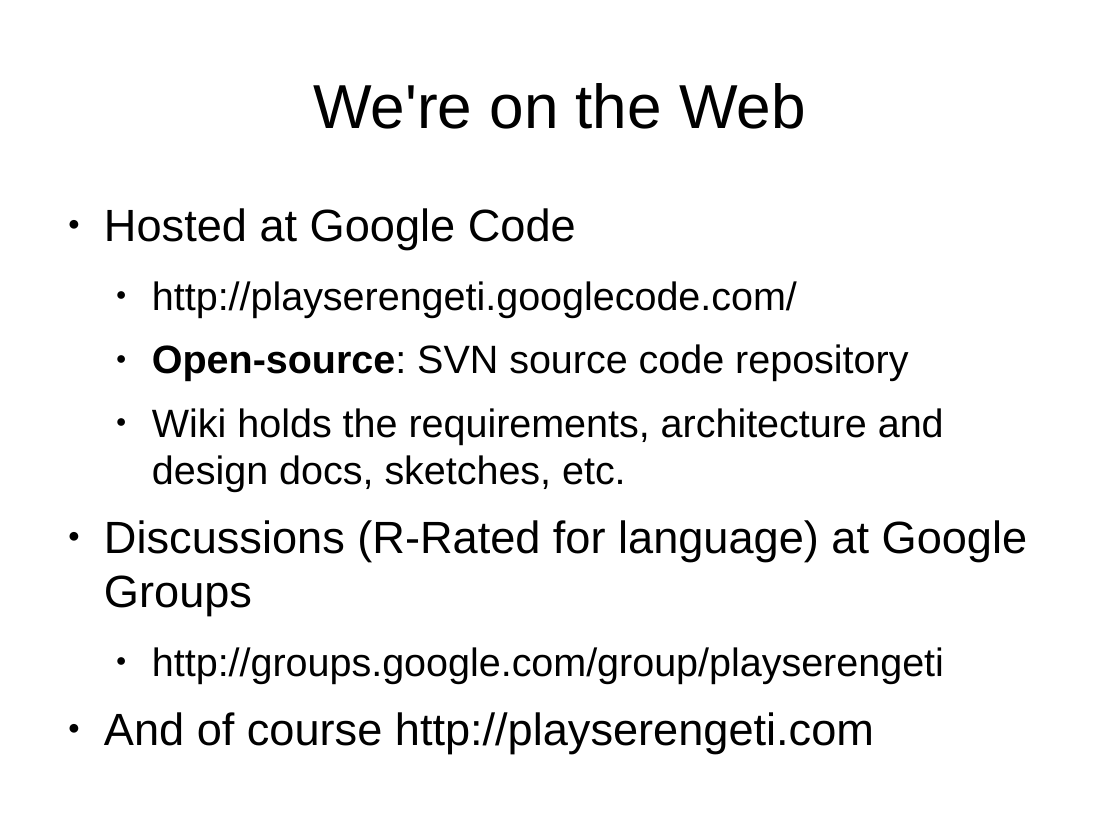
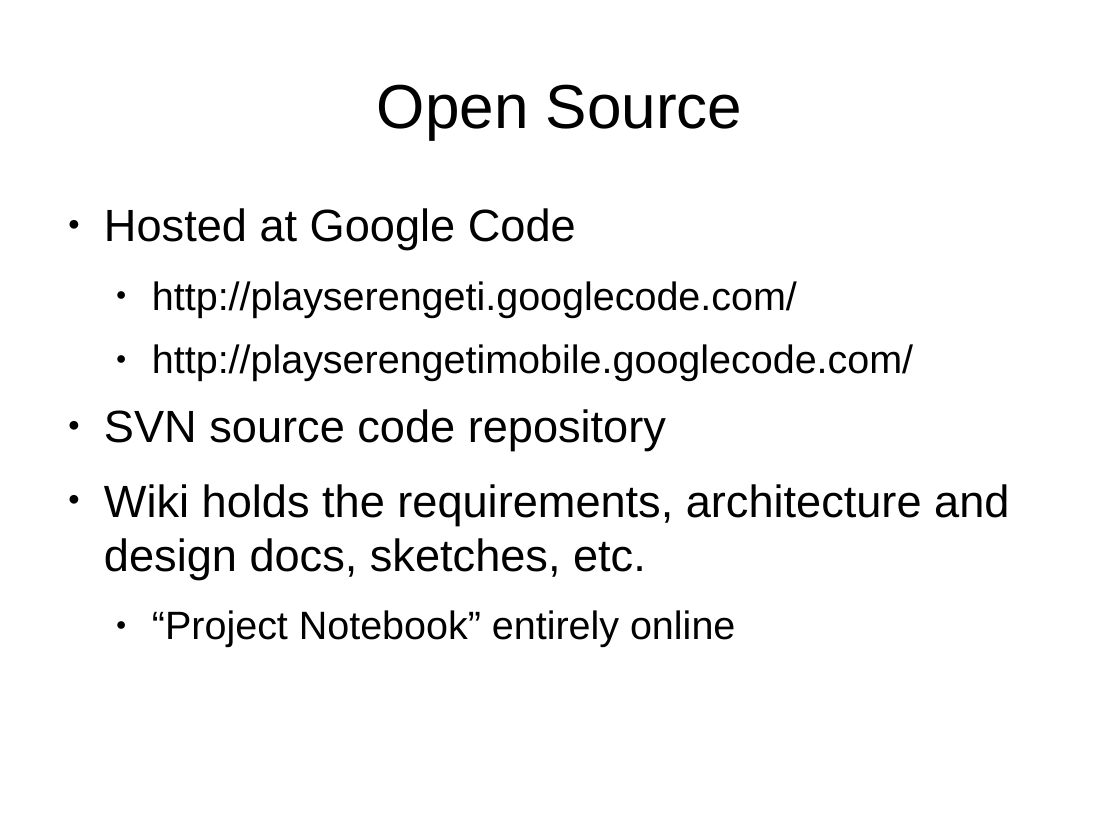
Before and after one commit to lmucs/playserengeti, a slide deck: slide 26 of serengeti/src/site/serengeti.odp (slide 25 before the commit). Drawn at 1120x840 pixels with LibreOffice and Linux fonts; fonts in the diff are those of the drawing. Boxes give left, top, right and bottom in pixels: in the first picture for what was removed or moved away, otherwise in the second. Text is boxed around its words. In the diff, an @@ line names an element or a change of style, - is before the commit and + after.

```diff
--- a/serengeti/src/site/serengeti.odp
+++ b/serengeti/src/site/serengeti.odp
@@ title at (377,84,743,139): text changed @@
-We're on the Web
+Open Source
@@ text at (104,344,913,451): text changed @@
-  ● Open-source: SVN source code repository
+  ● http://playserengetimobile.googlecode.com/
+● SVN source code repository
@@ text at (104,484,1009,579): size 28 to 32 pt in "Wiki holds the requirements, architecture and design ..."; list level 2 to 1 in "Wiki holds the requirements, architecture ..." @@
@@ text at (152,610,735,647): text changed; size 32 to 28 pt @@
-● Discussions (R-Rated for language) at Google Groups
-  ● http://groups.google.com/group/playserengeti
-● And of course http://playserengeti.com
+  ● “Project Notebook” entirely online
```
Also in this commit, not shown: 5 other slides changed, 2 slides added, 1 slide removed.
